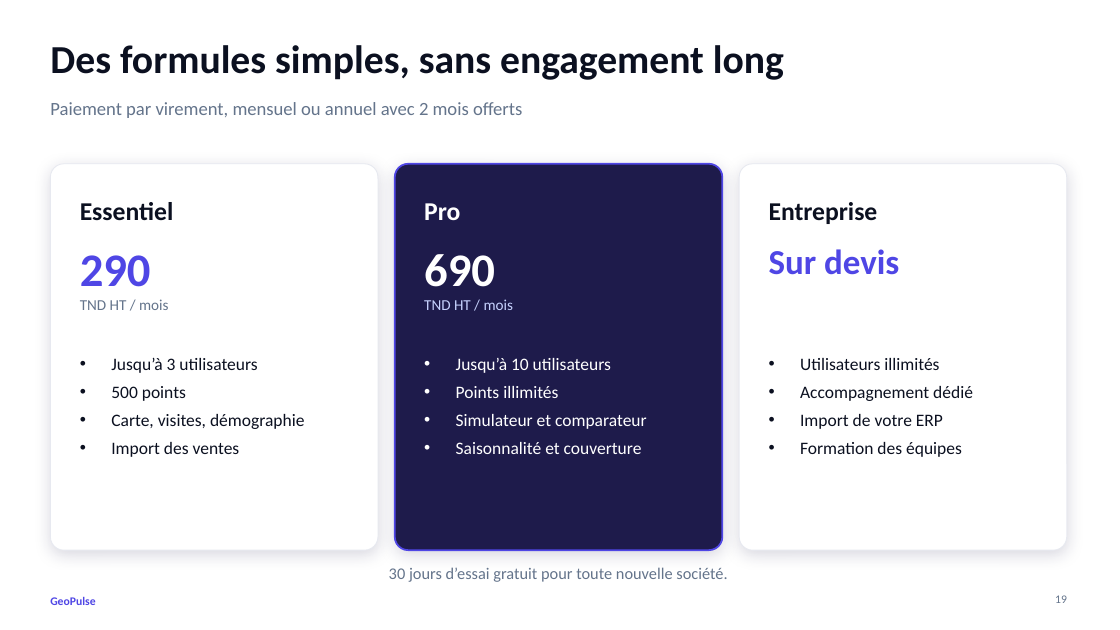
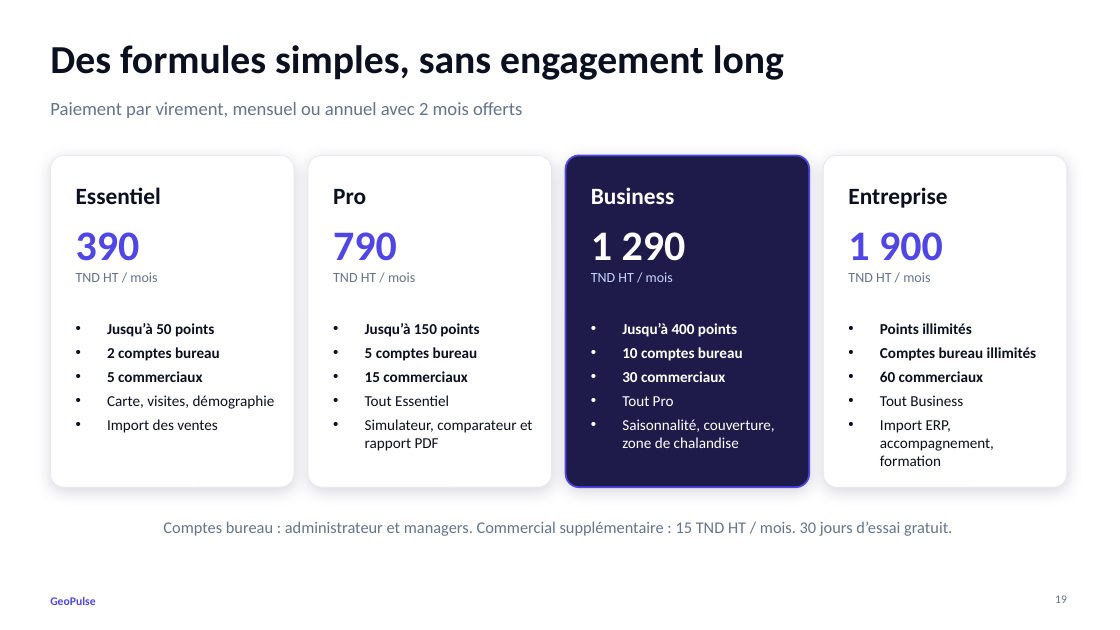
Before and after one commit to samibdira-Dev/geopulse, a slide deck: slide 19 of presentation/GeoPulse-presentation.pptx. Drawn at 1120x630 pixels with LibreOffice and Linux fonts; fonts in the diff are those of the drawing. Boxes give left, top, right and bottom in pixels: in the first picture for what was removed or moved away, otherwise in the second. Text is boxed around its words. In the diff, an @@ line names an element or a change of style, - is before the commit and + after.

```diff
--- a/presentation/GeoPulse-presentation.pptx
+++ b/presentation/GeoPulse-presentation.pptx
@@ rounded rectangle: place and size @@
-rounded rectangle at <box>50,164,378,550</box>
+rounded rectangle at <box>50,155,294,487</box>
@@ rounded rectangle at <box>50,155,294,487</box>: proportions changed @@
@@ text "Essentiel": place and size @@
-text "Essentiel" at <box>80,202,174,221</box>
+text "Essentiel" at <box>76,187,161,204</box>
@@ text "Essentiel" at <box>76,187,161,204</box>: size 22 to 20 pt @@
@@ rounded rectangle: place and size @@
-rounded rectangle at <box>395,164,723,550</box>
+rounded rectangle at <box>308,155,552,487</box>
@@ rounded rectangle at <box>308,155,552,487</box>: fill #1E1B4B to #FFFFFF; outline #4F46E5 1.5 pt to #E7E9F0 0.75 pt; proportions changed @@
@@ text "Pro": place and size @@
-text "Pro" at <box>424,203,460,220</box>
+text "Pro" at <box>333,189,366,204</box>
@@ text "Pro" at <box>333,189,366,204</box>: size 22 to 20 pt, text colour #FFFFFF to #0B1020 @@
@@ rounded rectangle added at <box>565,155,809,487</box>, fill #1E1B4B, outline #4F46E5 1.5 pt @@
@@ rounded rectangle at <box>823,155,1067,487</box>: proportions changed @@
@@ rounded rectangle: place and size @@
-rounded rectangle at <box>739,164,1067,550</box>
+rounded rectangle at <box>823,155,1067,487</box>
@@ text "Entreprise" at <box>848,187,947,208</box>: size 22 to 20 pt @@
@@ text "Entreprise": place and size @@
-text "Entreprise" at <box>769,202,878,224</box>
+text "Entreprise" at <box>848,187,947,208</box>
@@ text added at <box>591,187,675,204</box>, 20 pt, text #FFFFFF, bold @@
+Business
@@ text at <box>76,232,140,261</box>: text changed; size 40 to 36 pt @@
-290
+390
@@ text "390": place and size @@
-text "390" at <box>80,255,168,310</box>
+text "390" at <box>76,232,157,282</box>
@@ text at <box>333,232,397,261</box>: text changed; size 40 to 36 pt; text colour #FFFFFF to #4F46E5 @@
-690
+790
@@ text "790": place and size @@
-text "790" at <box>424,254,513,310</box>
+text "790" at <box>333,232,415,282</box>
@@ text added at <box>591,232,686,282</box>, 12 pt, text #C7D2FE @@
+1 290
+TND HT / mois
@@ text added at <box>848,232,943,282</box>, 12 pt, text #64748B @@
+1 900
+TND HT / mois
@@ text removed at <box>769,249,899,275</box> @@
-Sur devis
@@ text at <box>76,272,157,282</box>: size 13 to 12 pt in "TND HT / mois" @@
@@ text at <box>333,272,415,282</box>: size 13 to 12 pt, text colour #C7D2FE to #64748B in "TND HT / mois" @@
@@ text "Jusqu’à 50 points": place and size @@
-text "Jusqu’à 50 points" at <box>111,358,304,457</box>
+text "Jusqu’à 50 points" at <box>107,323,275,433</box>
@@ text at <box>107,323,220,382</box>: text changed; size 15 to 13 pt; bold on @@
-• Jusqu’à 3 utilisateurs
-• 500 points
+• Jusqu’à 50 points
+• 2 comptes bureau
+• 5 commerciaux
@@ text at <box>365,323,533,451</box>: text changed; size 15 to 13 pt; text colour #FFFFFF to #0B1020 @@
-• Jusqu’à 10 utilisateurs
-• Points illimités
-• Simulateur et comparateur
-• Saisonnalité et couverture
+• Jusqu’à 150 points
+• 5 comptes bureau
+• 15 commerciaux
+• Tout Essentiel
+• Simulateur, comparateur et rapport PDF
@@ text at <box>622,323,775,448</box>: text changed; size 15 to 13 pt; text colour #0B1020 to #FFFFFF @@
-• Utilisateurs illimités
-• Accompagnement dédié
-• Import de votre ERP
-• Formation des équipes
+• Jusqu’à 400 points
+• 10 comptes bureau
+• 30 commerciaux
+• Tout Pro
+• Saisonnalité, couverture, zone de chalandise
@@ text added at <box>880,323,1037,466</box>, 13 pt, text #0B1020, bold @@
+• Points illimités
+• Comptes bureau illimités
+• 60 commerciaux
+• Tout Business
+• Import ERP, accompagnement, formation
@@ text at <box>107,395,275,433</box>: size 15 to 13 pt in "Carte, visites, démographie", "Import des ventes"; less space between paragraphs @@
@@ text at <box>163,521,952,536</box>: text changed @@
-30 jours d’essai gratuit pour toute nouvelle société.
+Comptes bureau : administrateur et managers. Commercial supplémentaire : 15 TND HT / mois. 30 jours d’essai gratuit.
```
Also in this commit, not shown: 4 other files.
